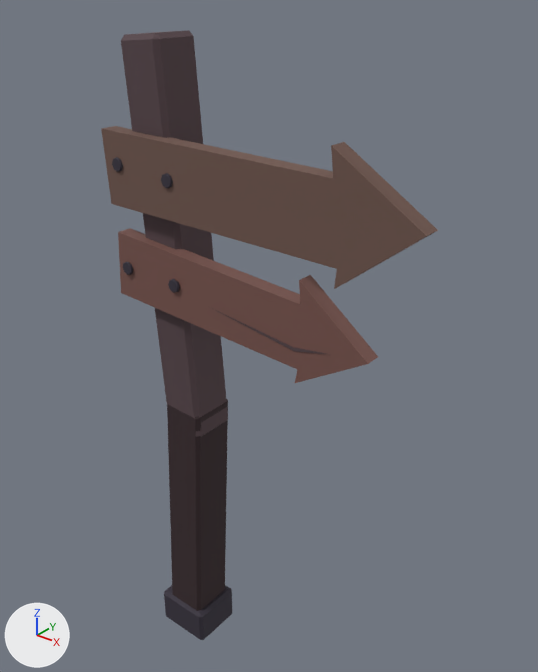
Two versions of the glTF model assets/models/harbor/signpost.glb, one commit apart.
Rendered twice from a 50 mm lens placed at (1.417, -1.367, 2.053), pointed at (0.266, 0.073, 1.16). Lighting does not change. The marker at lower left points along +X, +Y and +Z. The first picture is the older version. Vertices at exactly the same position are counted once.

Names of what the first picture shows: 'signpost'.
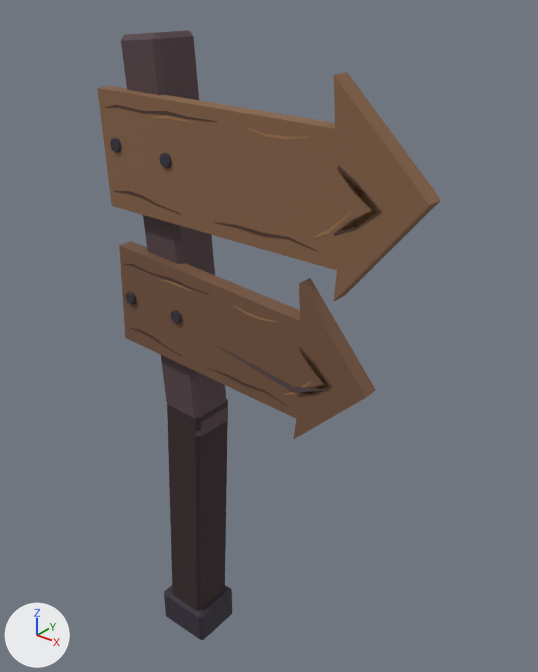
Commit message: Update signpost model [skip ci]

Patch to the scene script:
```diff
--- a/assets/models/harbor/signpost.glb.py
+++ b/assets/models/harbor/signpost.glb.py
@@ mat_weathered_wood @@
 mat_weathered_wood = principled_material('weathered_wood')
-mat_weathered_wood.base_color = (0.162, 0.0931, 0.0742)  # brown #70564d
+mat_weathered_wood.base_color = (0.246, 0.127, 0.0648)  # brown #886448
 mat_weathered_wood.roughness = 0.86
@@ mat_carved_grain @@
+mat_carved_grain = principled_material('carved_grain')
+mat_carved_grain.base_color = (0.0823, 0.0369, 0.0273)  # brown #51362e
+mat_carved_grain.roughness = 0.91
@@ mat_worn_gilt @@
+mat_worn_gilt = principled_material('worn_gilt')
+mat_worn_gilt.base_color = (0.658, 0.386, 0.12)  # orange #d4a761
+mat_worn_gilt.roughness = 0.91
@@ mat_honey_grain @@
+mat_honey_grain = principled_material('honey_grain')
+mat_honey_grain.base_color = (0.381, 0.198, 0.0844)  # brown #a67b52
+mat_honey_grain.roughness = 0.91
@@ me_signpost @@
 # used by ob_signpost; location = (0.0, 0.0, 0.0)
-me_signpost.from_pydata(...)  # 232 vertices, 422 faces; spans x -0.15..0.79, y -0.1..0.09, z 0.0..1.93
+me_signpost.from_pydata(...)  # 380 vertices, 538 faces; spans x -0.15..0.79, y -0.1..0.09, z 0.0..1.93
+# me_signpost part 1: 153 vertices moved from x -0.15..0.79, y -0.1..-0.05, z 1.16..1.74 to x -0.15..0.79, y -0.1..-0.05, z 1.0..1.88; 148 vertices added at x -0.13..0.69, y -0.1..-0.09, z 1.09..1.76
 me_signpost.materials.append(mat_wood_dark)
@@ me_signpost @@
 me_signpost.materials.append(mat_wood_mid)
+me_signpost.materials.append(mat_carved_grain)  # brown #51362e
+me_signpost.materials.append(mat_honey_grain)  # brown #a67b52
+me_signpost.materials.append(mat_worn_gilt)  # orange #d4a761
```

Where the change shows, as pixel boxes (x1, y1, x2, y2) in the pictures (538 x 672 px; the box of a moved part takes in the faces that stretch with it):
'signpost', recoloured, reshaped
    before: (101, 30, 438, 640)
    after: (97, 30, 441, 640)
part 1 of me_signpost, moved or reshaped
    before: (101, 126, 438, 383)
    after: (97, 72, 441, 440)
